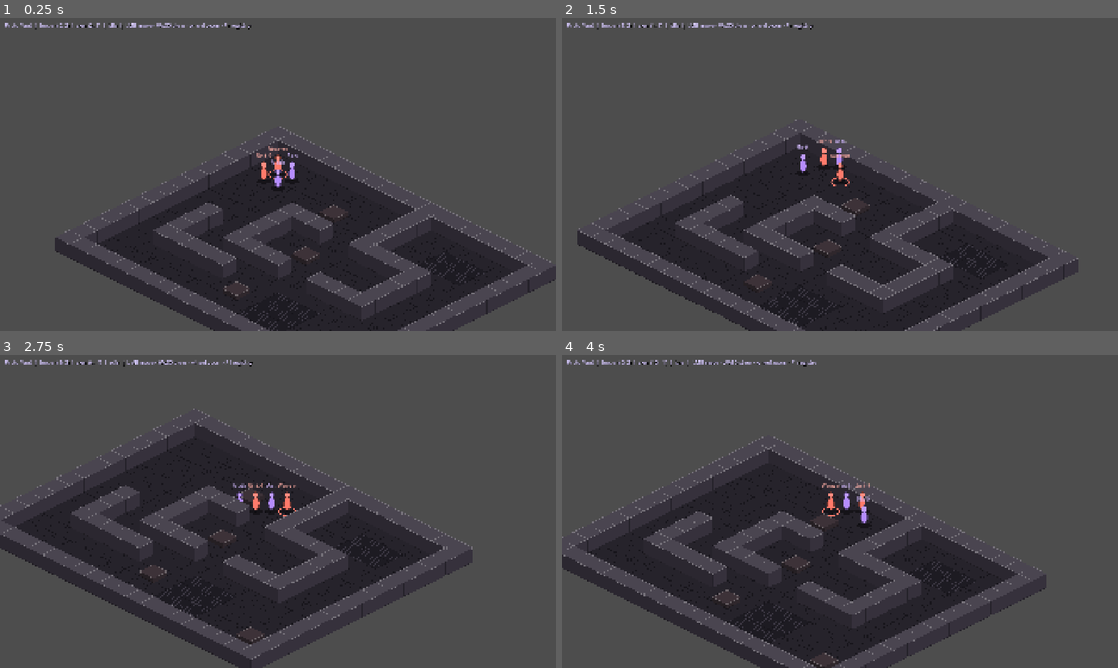
Above: before the commit, frames 1-4 (two rows, left to right).
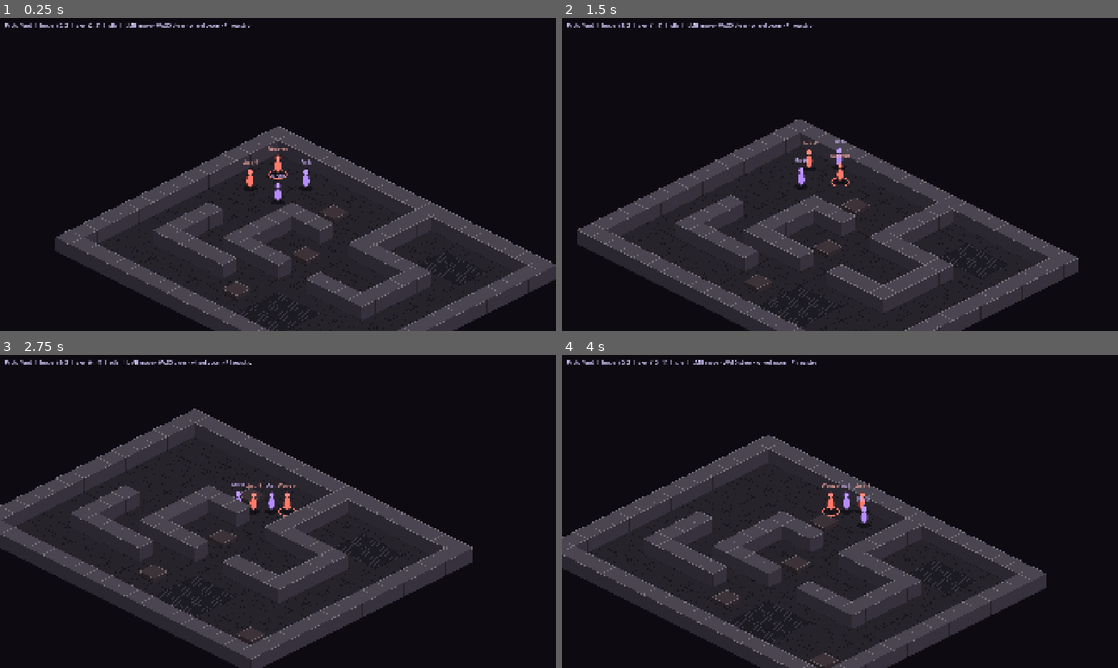
Above: after the commit, the same moments.

Repository: J4KD3N/neon-weave
Game: Godot game, scene res://scenes/main.tscn
Same seed, same stepped clock (60 frames per second), same inputs: the game is played once before the commit and once after it.
Inputs (mouse positions are in pixels of both pictures, inside the frame that each line leads up to):
- Up to frame 1 (0.25 s): no input
- Up to frame 2 (1.5 s): tap Enter at 0.5 s; move the mouse to (962, 158) at 0.52 s; hold D (move_right) 0.53-1.28 s; click (962, 158) at 0.67 s; move the mouse to (728, 190) at 1.27 s; hold S (move_down) from 1.28 s (still down)
- Up to frame 3 (2.75 s): move the mouse to (333, 442) at 2.02 s; release S (move_down) at 2.03 s; hold D (move_right) from 2.03 s (still down)
- Up to frame 4 (4 s): move the mouse to (812, 574) at 2.77 s; release D (move_right) at 2.78 s; hold W (move_up) 2.78-3.53 s; click (812, 574) at 2.92 s; move the mouse to (1006, 558) at 3.52 s; hold A (move_left) from 3.53 s (still down)

The runs differ from the first frame. In frame 1, 65% of the frame differs, in the area x 0-100%, y 0-100%; in frame 2, 63%; in frame 3, 61%; in frame 4, 61%.

Commit message:
fix(tests): run tests in the first frame; fail CI on SCRIPT ERROR; visual tweaks
- Scene nodes added during SceneTree._initialize never receive _ready
  (root not yet in tree); the runner now runs from _process.
- A runtime error aborts a test method without a failure, so CI greps the
  log for SCRIPT ERROR (D-020).
- Dark default clear colour; spawn cells spread so sprites don't overlap.

Co-Authored-By: Claude Fable 5.1 <noreply@anthropic.com>

Diff:
--- a/content/maps/proto_yard.json
+++ b/content/maps/proto_yard.json
@@ -12,9 +12,9 @@
   "rows": [
     "####################",
     "#..........#.......#",
-    "#.PP.......#..,,,..#",
-    "#.PP...x...#..,,,..#",
-    "#..........#.......#",
+    "#.P.P......#..,,,..#",
+    "#......x...#..,,,..#",
+    "#.P.P......#.......#",
     "#.....###..#####...#",
     "#.....#........#...#",
     "#.....#..x.....#...#",
--- a/project.godot
+++ b/project.godot
@@ -40,5 +40,7 @@
 
 [rendering]
 
+; Neon-lit melancholy starts with a dark ground; the default grey is not it.
+environment/defaults/default_clear_color=Color(0.05, 0.04, 0.07, 1)
 ; Pixel art: nearest-neighbour sampling, glow comes from lighting not sprites (GDD §5).
 textures/canvas_textures/default_texture_filter=0
--- a/tests/test_runner.gd
+++ b/tests/test_runner.gd
@@ -4,12 +4,31 @@
 ##
 ## Discovers `tests/unit/test_*.gd`, instantiates each [TestCase], runs every
 ## `test_*` method, prints a report and exits 1 on any failure.
+##
+## Tests run in the first process frame, not in `_initialize`: the root
+## window is not inside the tree until initialisation finishes, so nodes
+## added during `_initialize` never receive `_ready`.
+##
+## A runtime script error aborts the test method without recording a
+## failure, so CI also greps the log for "SCRIPT ERROR".
 extends SceneTree
 
 const TEST_DIR := "res://tests/unit"
 
+var _ran := false
 
-func _initialize() -> void:
+
+func _process(_delta: float) -> bool:
+	if _ran:
+		return true
+	_ran = true
+	var failed := run_all()
+	quit(1 if failed > 0 else 0)
+	return true
+
+
+## Runs every test file; returns the number of failed tests.
+func run_all() -> int:
 	var passed := 0
 	var failed := 0
 	var files: PackedStringArray = DirAccess.get_files_at(TEST_DIR)
@@ -48,4 +67,4 @@
 					print("       %s" % failure)
 	print("")
 	print("%d passed, %d failed" % [passed, failed])
-	quit(1 if failed > 0 else 0)
+	return failed
Not shown, changed: .github/workflows/ci.yml
Not shown, changed: .github/workflows/release.yml
Not shown, changed: docs/decisions.md
